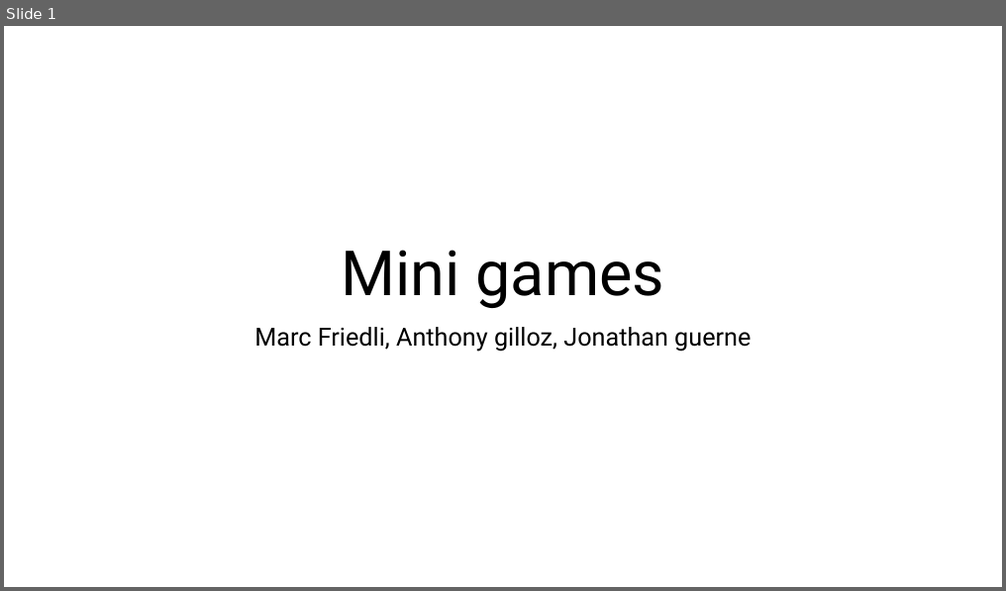
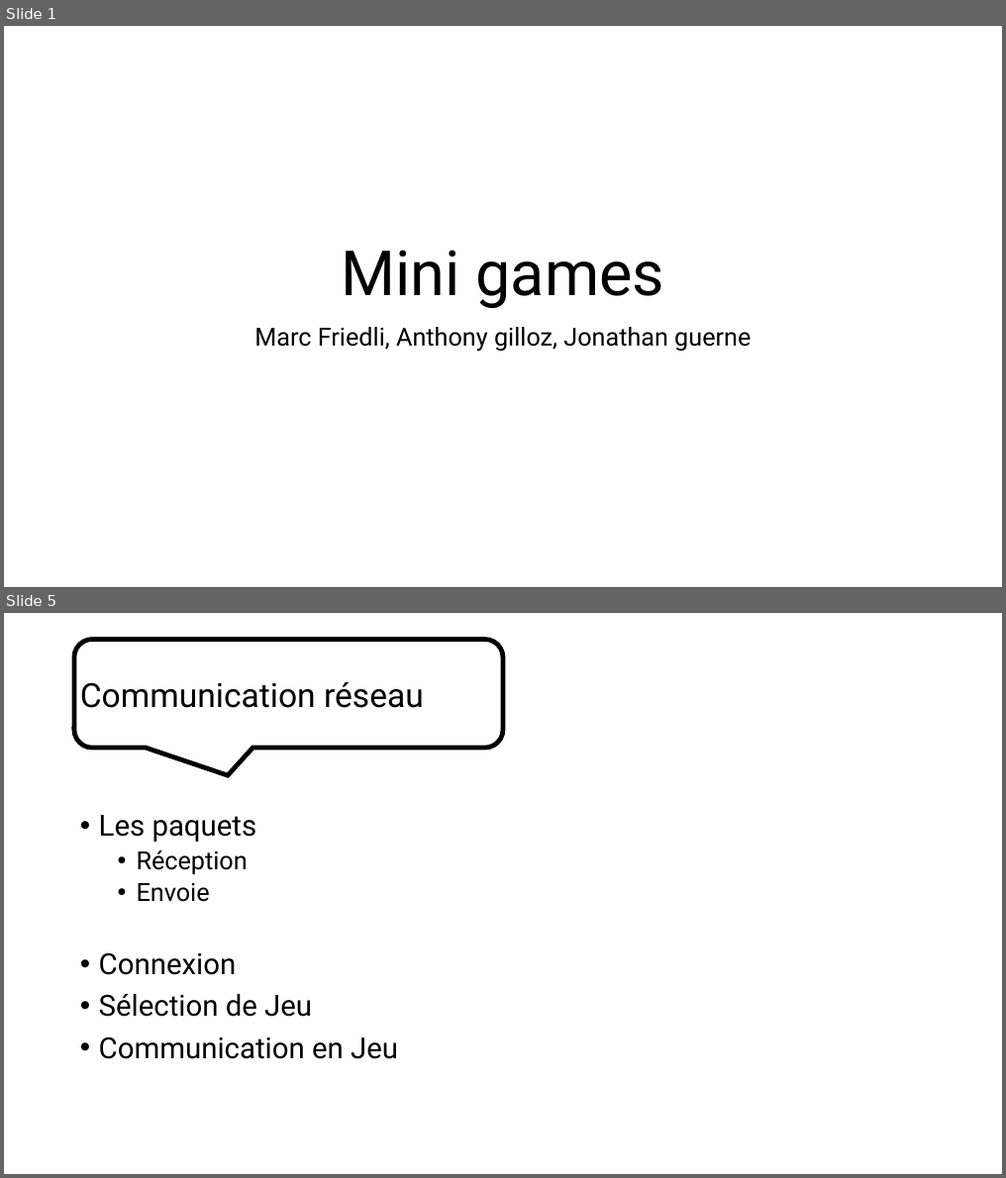
Before and after one commit to JonathanGuerne/MiniGames, a slide deck: Documentation/Présentation/Présentation.pptx. Shown one above the other, each under a label of ours: slide 1 before the commit, slides 1 and 5 after it; the slides between them are not shown. The pictures are 1006x591 and 1006x1178 pixels, drawn with LibreOffice and Linux fonts; fonts in the diff are those of the drawing; background and template pictures are left out. Boxes give left, top, right and bottom in pixels: in the first picture for what was removed or moved away, otherwise in the second. Text is boxed around its words. In the diff, an @@ line names an element or a change of style, - is before the commit and + after.

```diff
--- a/Documentation/Présentation/Présentation.pptx
+++ b/Documentation/Présentation/Présentation.pptx
@@ slide 5 added at (4, 613, 1002, 1174), background picture (left out) @@
@@ rounded speech box added at (74, 639, 503, 748), fill #FFFFFF, outline #000000 4.5 pt @@
@@ title added at (80, 681, 424, 708), 32 pt, text #000000 @@
+Communication réseau
@@ text added at (99, 815, 398, 1059), 28 pt, text #000000 @@
+• Les paquets
+  • Réception
+  • Envoie
+• Connexion
+• Sélection de Jeu
+• Communication en Jeu
```
Also in this commit, not shown: 9 other slides added, 4 slides removed.
